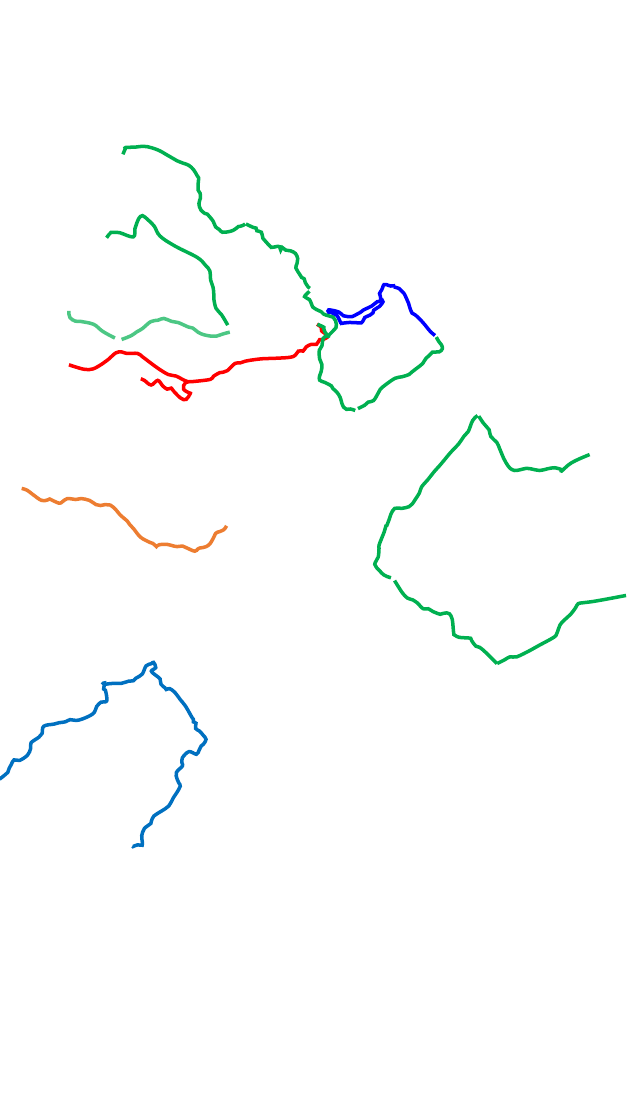
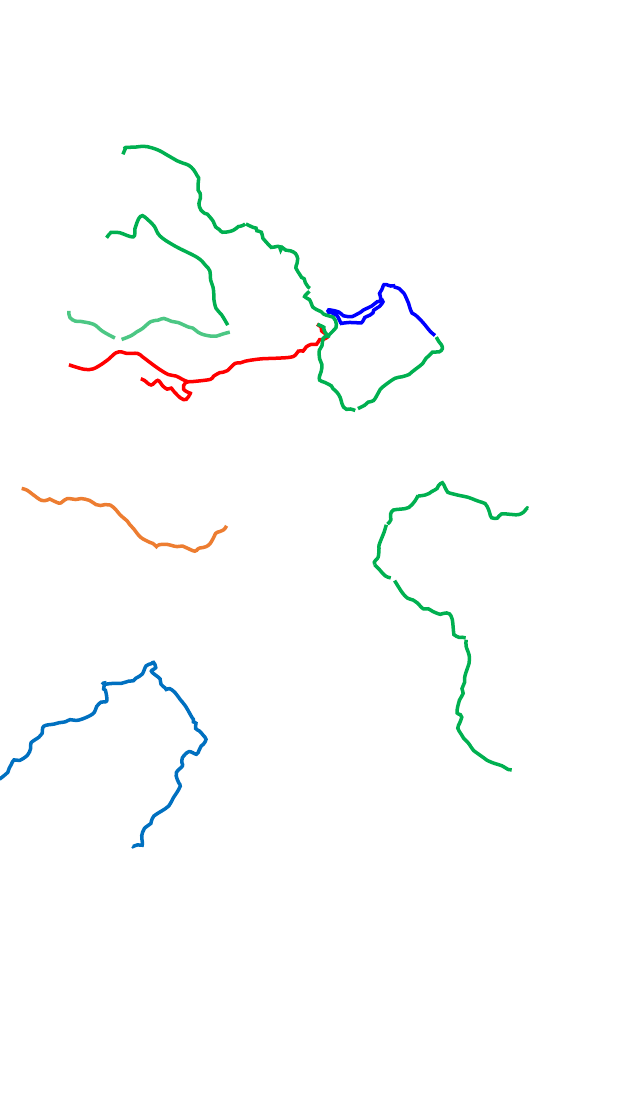
Before and after one commit to whitesoun/homepage, a slide deck: slide 2 of 0.PPT파일/등산지도_경로_세로_2020-08-29.pptx. Drawn at 630x1120 pixels with LibreOffice and Linux fonts; fonts in the diff are those of the drawing; background and template pictures are left out. Boxes give left, top, right and bottom in pixels: in the first picture for what was removed or moved away, otherwise in the second. Text is boxed around its words. In the diff, an @@ line names an element or a change of style, - is before the commit and + after.

```diff
--- a/0.PPT파일/등산지도_경로_세로_2020-08-29.pptx
+++ b/0.PPT파일/등산지도_경로_세로_2020-08-29.pptx
@@ freeform shape: place and size @@
-freeform shape at [386,416,477,527]
+freeform shape at [387,496,417,524]
@@ freeform shape: place and size @@
-freeform shape at [479,416,590,471]
+freeform shape at [417,483,528,519]
@@ freeform shape: place and size @@
-freeform shape at [395,580,497,664]
+freeform shape at [395,580,466,638]
@@ freeform shape removed at [497,596,626,664] @@
@@ freeform shape added at [457,640,512,770], outline #00B050 3 pt @@
```
Also in this commit, not shown: 3 other files.
